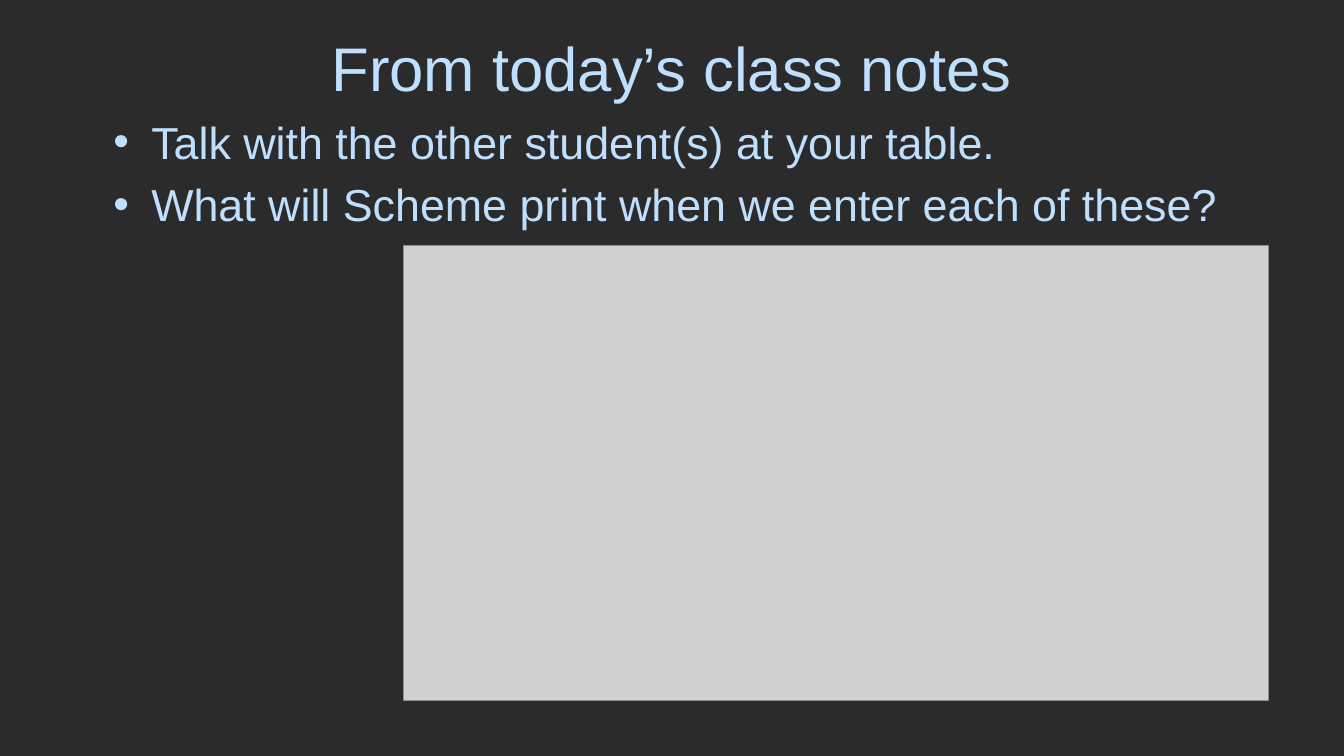
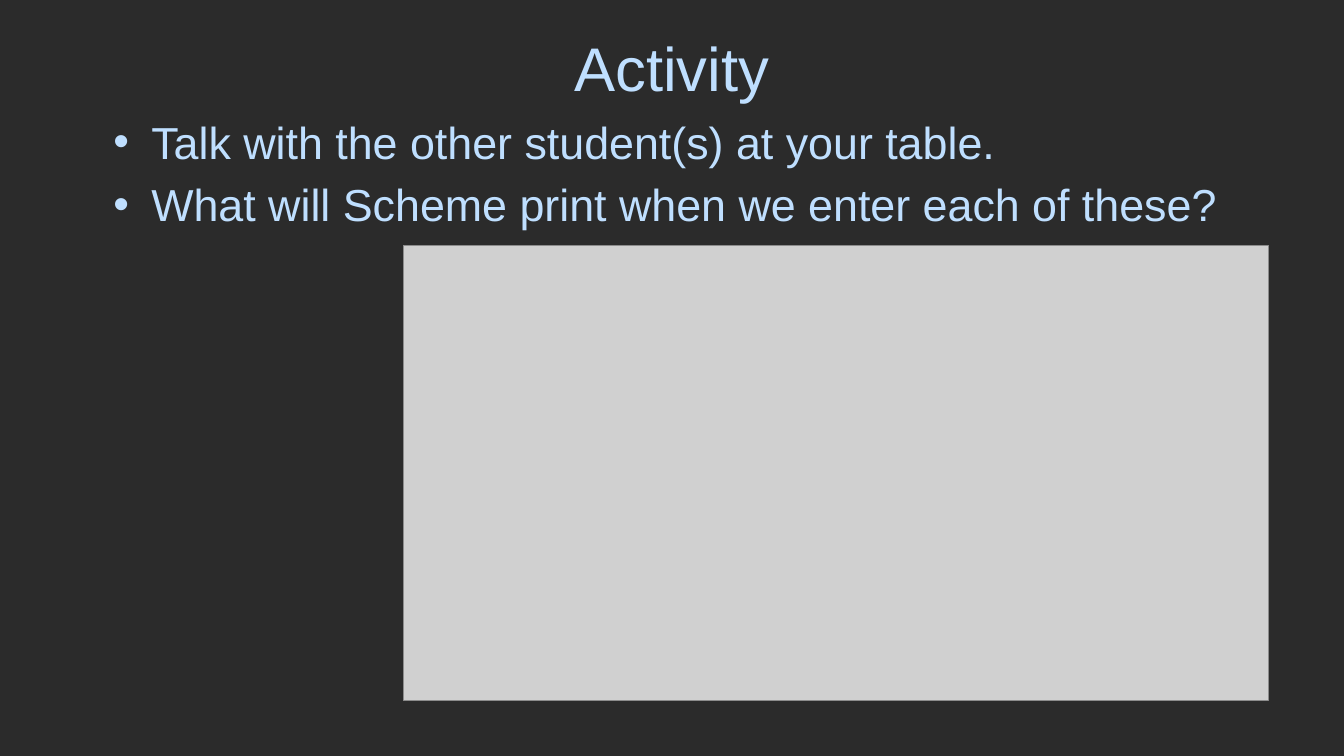
Before and after one commit to RHIT-CSSE/csse304, a slide deck: slide 8 of ClassMaterials/SchemeIntro/SchemeIntro.pptx (slide 7 before the commit). Drawn at 1344x756 pixels with LibreOffice and Linux fonts; fonts in the diff are those of the drawing; grey boxes stand for pictures; background and template pictures are left out; a plain dark background stands for a picture behind light text. Boxes give left, top, right and bottom in pixels: in the first picture for what was removed or moved away, otherwise in the second. Text is boxed around its words. In the diff, an @@ line names an element or a change of style, - is before the commit and + after.

```diff
--- a/ClassMaterials/SchemeIntro/SchemeIntro.pptx
+++ b/ClassMaterials/SchemeIntro/SchemeIntro.pptx
@@ title at <box>574,46,769,103</box>: text changed @@
-From today’s class notes
+Activity
```
Also in this commit, not shown: 5 other slides changed, 1 slide added, 3 other files.
